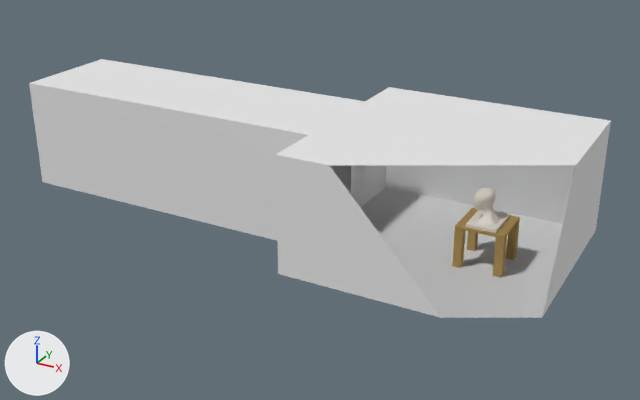
One commit to the Blender file DyNaDeMo/assets/Textures/Char2DeathRoute.blend: the scene before it, then after it.
Camera for both pictures: a 50 mm lens placed at (2.25, -6.24, 3.33), pointed at (-1.19, 0.02, 0.2). Arrows for +X, +Y and +Z are at lower left; the lights stay in place. Everything nearer to the camera than a plane just in front of the edit is cut away.

Objects in the first picture: 'Corridor', 'Head', 'HeadBase', 'Room', 'Table'.
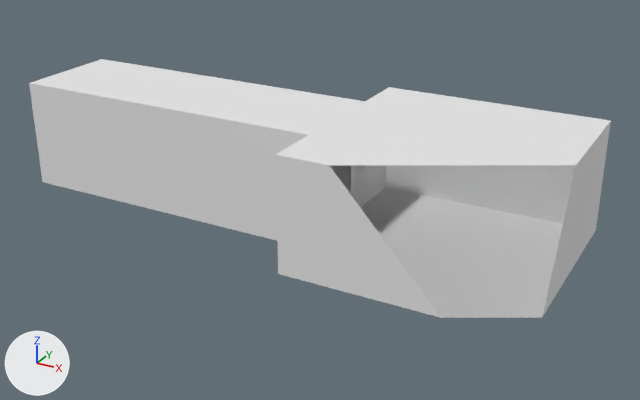
Pixel boxes [x1, y1, x2, y2] of what changed, in the pictures (640 x 400 px):
'Table', deleted: before [452, 208, 520, 277]
'Head', deleted: before [474, 188, 501, 225]
'HeadBase', deleted: before [466, 210, 510, 233]

Edits to the bpy script that builds the scene:
```text
Remove ob_head:
    ob_head = bpy.data.objects.new('Head', me_head)
    ob_head.location = (0.3, -0.014, 0.552)
    ob_head.rotation_euler = (0.0, 0.0, -1.565)  # degrees (0, 0, -90)
    ob_head.scale = (0.053, 0.053, 0.053)
Remove ob_headbase:
    ob_headbase = bpy.data.objects.new('HeadBase', me_headbase)
    ob_headbase.location = (0.354, -0.018, 0.37)
    ob_headbase.rotation_euler = (0.0, 0.0, -1.565)  # degrees (0, 0, -90)
    ob_headbase.scale = (0.053, 0.053, 0.053)
Remove ob_table:
    ob_table = bpy.data.objects.new('Table', me_table)
    ob_table.location = (0.364, -0.07, 0.355)
    ob_table.rotation_euler = (0.0, 0.0, -1.565)  # degrees (0, 0, -90)
    ob_table.scale = (0.2, 0.2, 0.2)
```
